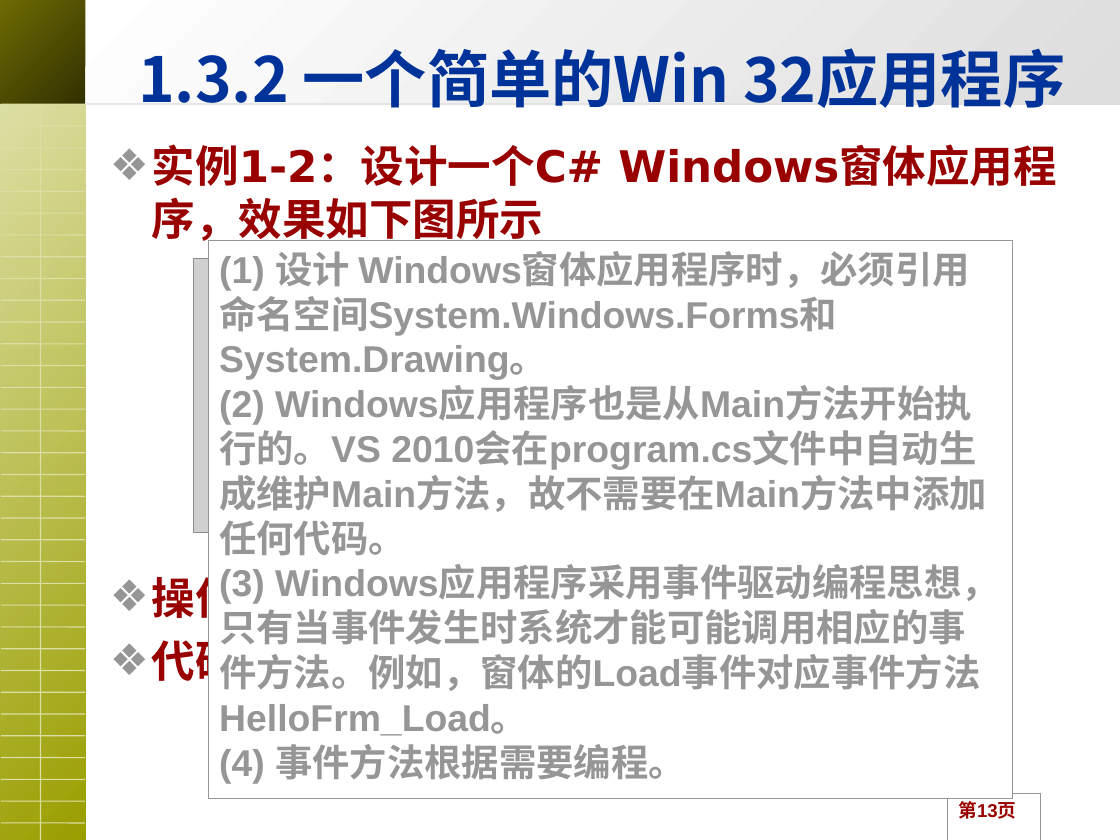
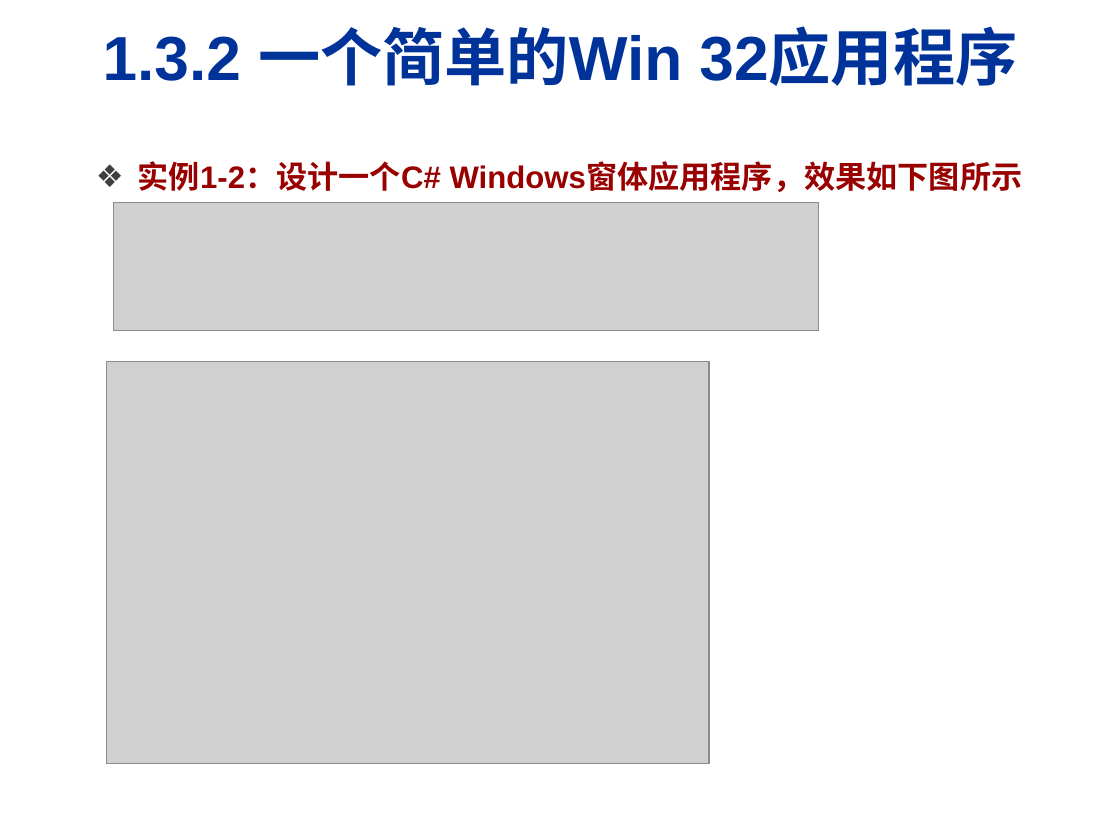
Before and after one commit to HBU/C-Sharp.net, a slide deck: slide 11 of PPT/C# Ch1(人邮）.ppt (slide 13 before the commit). Drawn at 1120x840 pixels with LibreOffice and Linux fonts; fonts in the diff are those of the drawing; grey boxes stand for pictures; background and template pictures are left out. Boxes give left, top, right and bottom in pixels: in the first picture for what was removed or moved away, otherwise in the second. Text is boxed around its words. In the diff, an @@ line names an element or a change of style, - is before the commit and + after.

```diff
--- a/PPT/C# Ch1(人邮）.ppt
+++ b/PPT/C# Ch1(人邮）.ppt
@@ rectangle removed at (0,0,87,104) @@
@@ title "1.3.2 一个简单的Win 32应用程序": place and size @@
-title "1.3.2 一个简单的Win 32应用程序" at (138,48,1065,108)
+title "1.3.2 一个简单的Win 32应用程序" at (103,27,1017,86)
@@ title "1.3.2 一个简单的Win 32应用程序" at (103,27,1017,86): font Noto Sans CJK SC to Arial @@
@@ rectangle removed at (85,0,1120,104) @@
@@ rectangle removed at (0,104,85,840) @@
@@ group removed at (1,104,85,823): 34 lines @@
@@ line removed from (40, 104) to (40, 840) @@
@@ line removed from (85, 104) to (1120, 104) @@
@@ text "实例1-2：设计一个C# Windows窗体应用程序，效果如下图所示": place and size @@
-text "实例1-2：设计一个C# Windows窗体应用程序，效果如下图所示" at (152,144,603,688)
+text "实例1-2：设计一个C# Windows窗体应用程序，效果如下图所示" at (138,161,1023,192)
@@ text "实例1-2：设计一个C# Windows窗体应用程序，效果如下图所示" at (138,161,1023,192): size 28 to 20 pt, font DejaVu Sans to Arial; less space between paragraphs; bullet colour #969696 to #3F3F3F @@
@@ picture: place and size @@
-picture at (194,259,737,532)
+picture at (114,203,819,332)
@@ rectangle removed at (208,241,1012,800) @@
-(1) 设计 Windows窗体应用程序时，必须引用命名空间System.Windows.Forms和System.Drawing。
-(2) Windows应用程序也是从Main方法开始执行的。VS 2010会在program.cs文件中自动生成维护Main方法，故不需要在Main方法中添加任何代码。
-(3) Windows应用程序采用事件驱动编程思想，只有当事件发生时系统才能可能调用相应的事件方法。例如，窗体的Load事件对应事件方法HelloFrm_Load。
-(4) 事件方法根据需要编程。
@@ picture added at (106,362,709,764) @@
@@ text at (152,570,326,688): paragraphs removed @@
-❖ 操作演示
-❖ 代码分析
@@ page number removed at (948,794,1040,840) @@
-第13页
```
Also in this commit, not shown: 4 other slides changed, 8 slides added, 13 slides removed, 46 other files.
